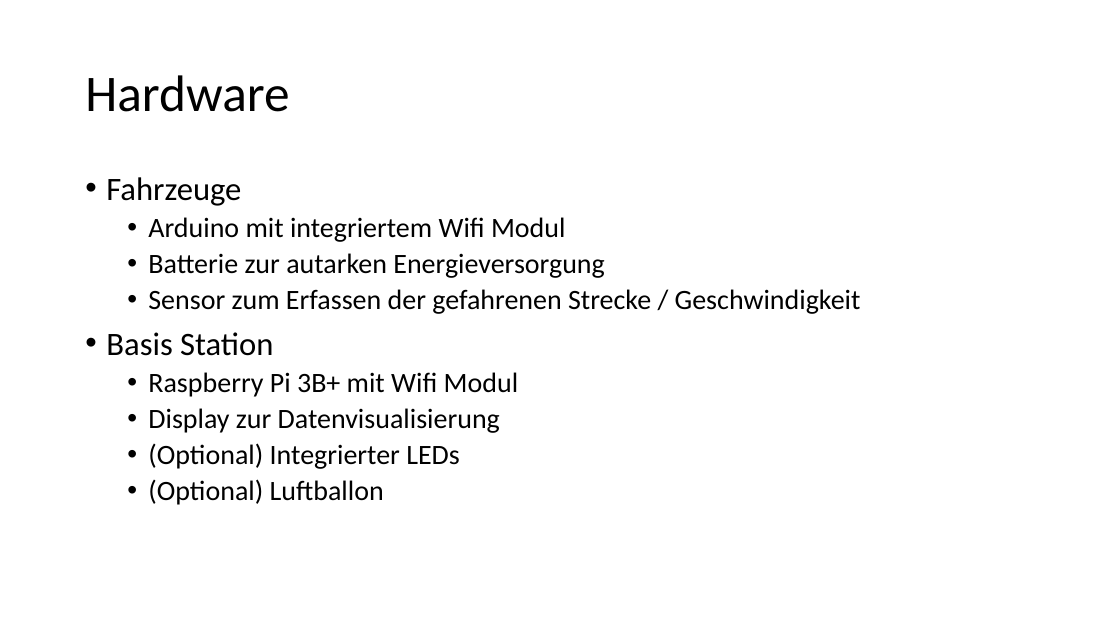
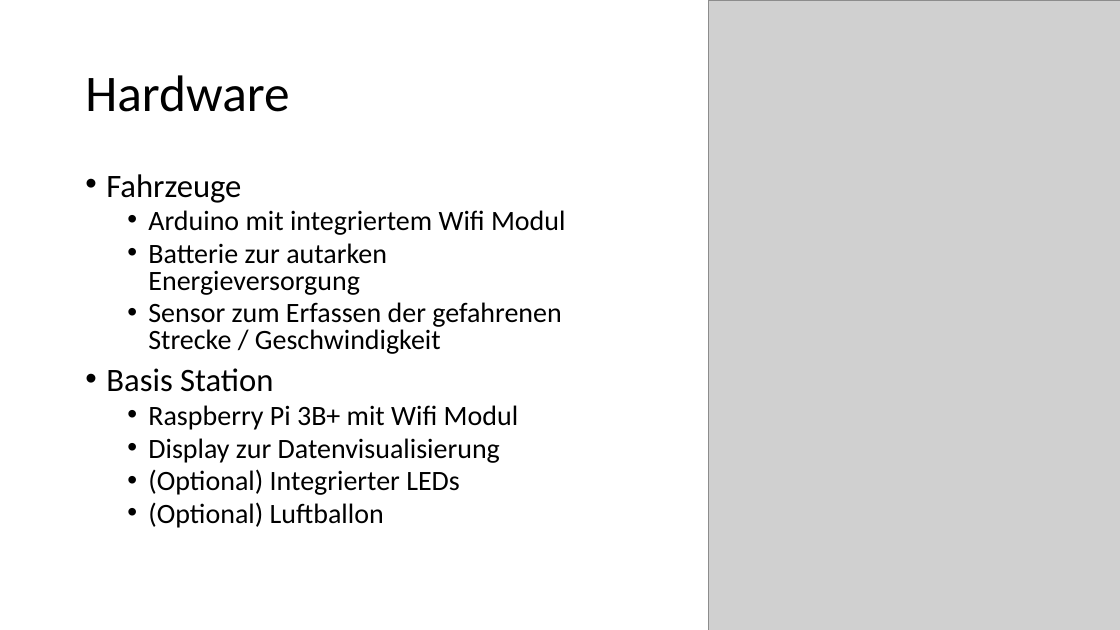
Before and after one commit to simonhauck/M-AI-SmartCars, a slide deck: slide 5 of workshops/2019_10_09/Präsentation 08_10_2019.pptx. Drawn at 1120x630 pixels with LibreOffice and Linux fonts; fonts in the diff are those of the drawing; grey boxes stand for pictures; background and template pictures are left out. Boxes give left, top, right and bottom in pixels: in the first picture for what was removed or moved away, otherwise in the second. Text is boxed around its words. In the diff, an @@ line names an element or a change of style, - is before the commit and + after.

Commit message:
added background to slides added images to repo and slides

```diff
--- a/workshops/2019_10_09/Präsentation 08_10_2019.pptx
+++ b/workshops/2019_10_09/Präsentation 08_10_2019.pptx
@@ picture added at (709,0,1120,630) @@
@@ text "Fahrzeuge" at (106,174,565,528): line spacing 0.9 to 0.8 @@
```
Also in this commit, not shown: 5 other slides changed, 1 slide removed, 16 other files.
